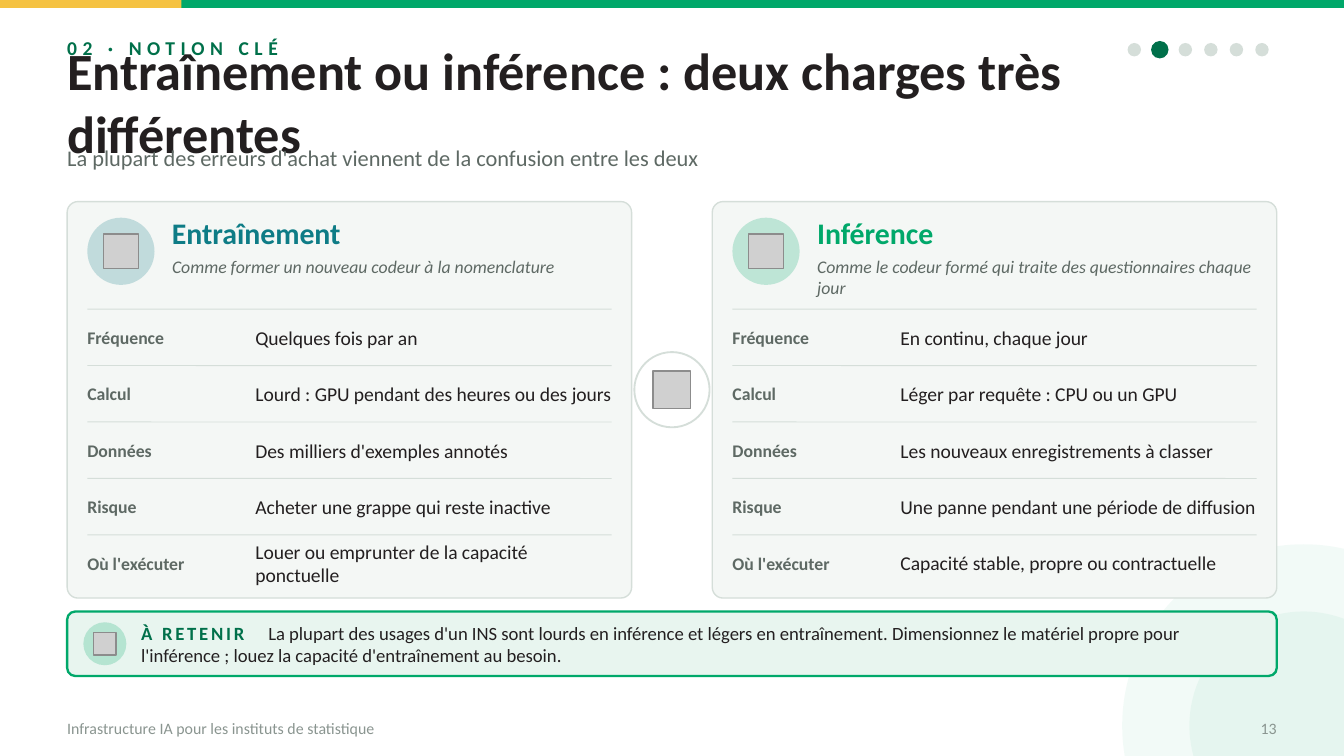
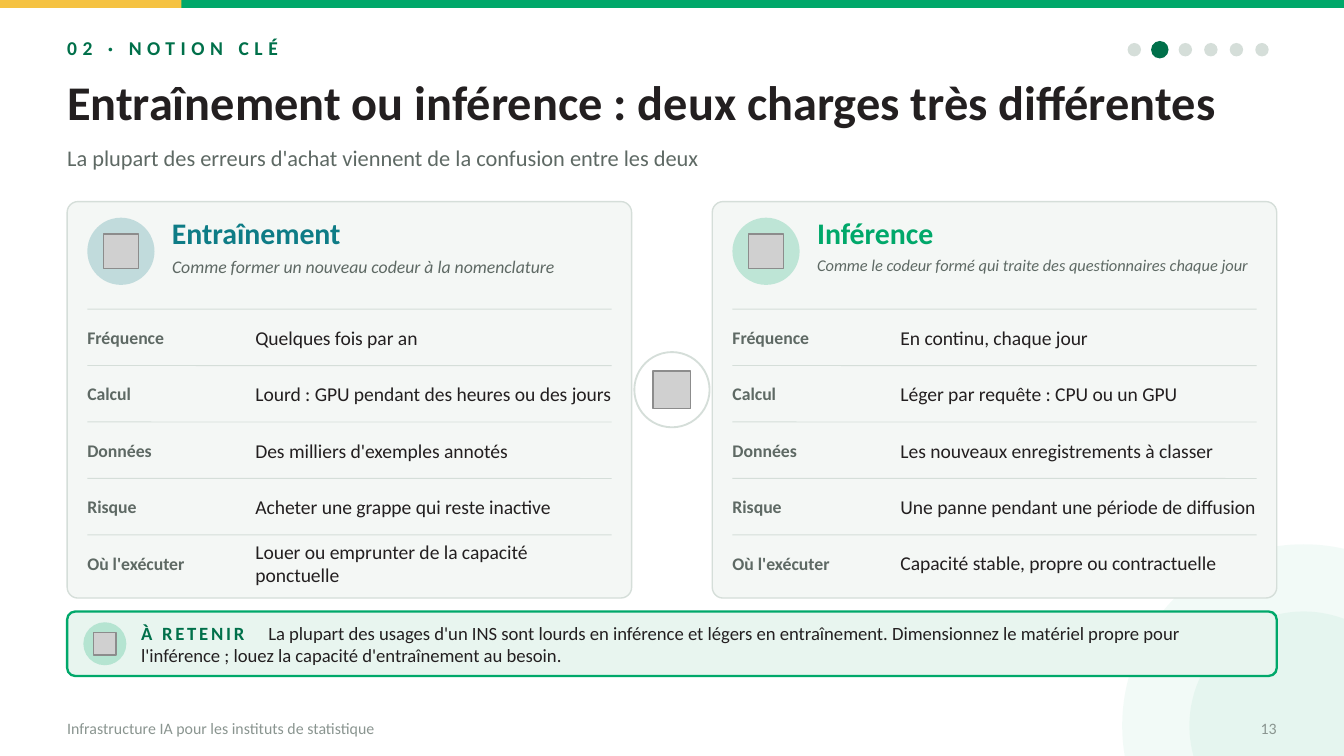
Before and after one commit to datainnov4africa-web/stg17-workshop, a slide deck: slide 13 of docs/downloads/Day1/1400_ai-infrastructure_FR.pptx. Drawn at 1344x756 pixels with LibreOffice and Linux fonts; fonts in the diff are those of the drawing; grey boxes stand for pictures. Boxes give left, top, right and bottom in pixels: in the first picture for what was removed or moved away, otherwise in the second. Text is boxed around its words. In the diff, an @@ line names an element or a change of style, - is before the commit and + after.

```diff
--- a/docs/downloads/Day1/1400_ai-infrastructure_FR.pptx
+++ b/docs/downloads/Day1/1400_ai-infrastructure_FR.pptx
@@ text "Entraînement ou inférence : deux ..." at <box>67,86,1216,128</box>: size 28 to 25.9 pt @@
@@ text "Comme le codeur formé qui ..." at <box>817,259,1248,274</box>: size 9.5 to 8.8 pt @@
```
Also in this commit, not shown: 7 other slides changed, 28 other files.
